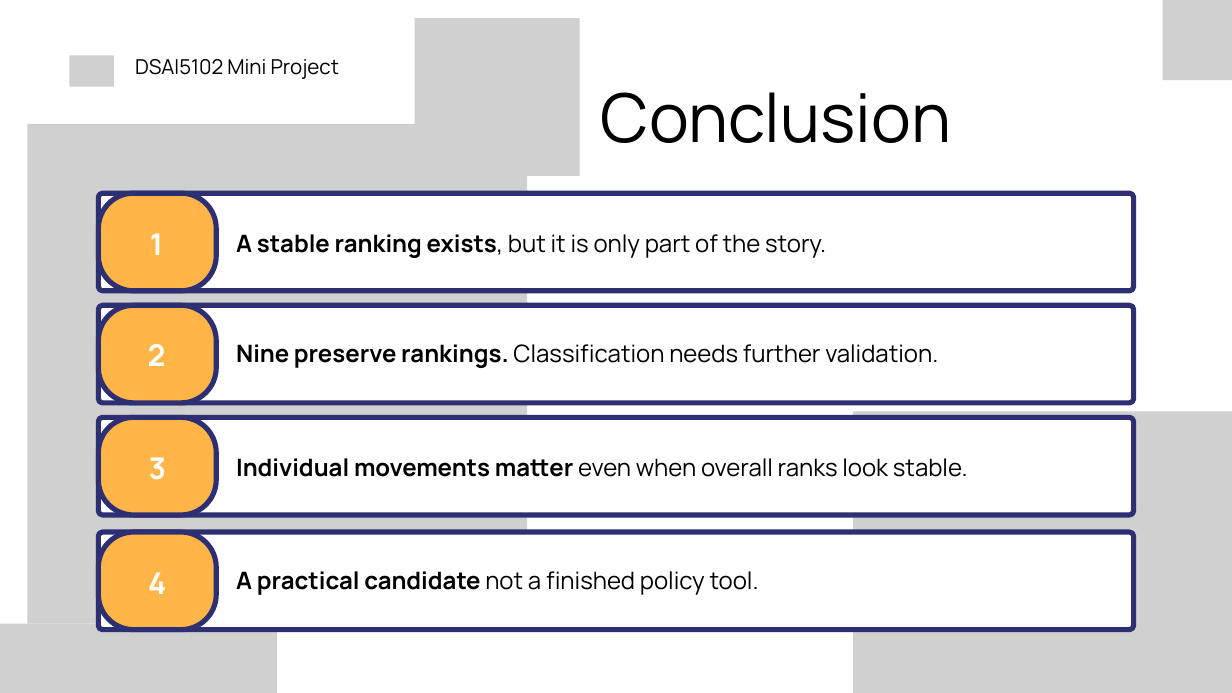
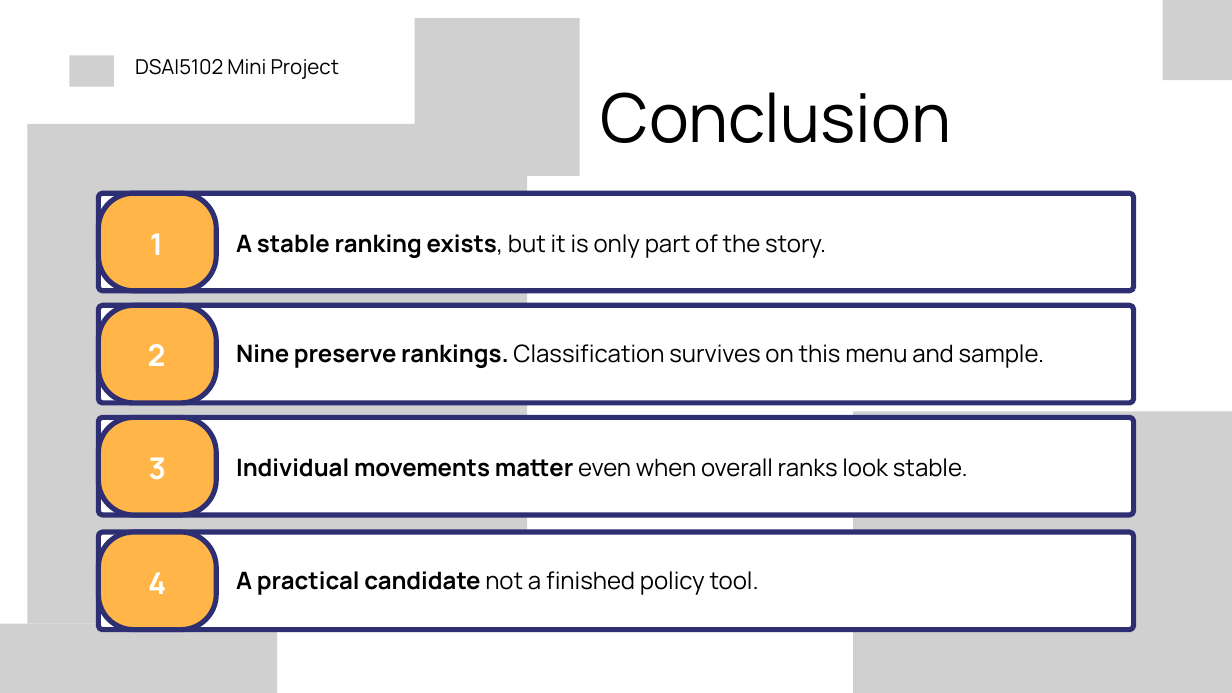
Before and after one commit to PKLgames/dsai5102miniproject_2, a slide deck: slide 8 of slides/Updated_DSAI5102_Group16_slides_V2.pptx. Drawn at 1232x693 pixels with LibreOffice and Linux fonts; fonts in the diff are those of the drawing; grey boxes stand for pictures. Boxes give left, top, right and bottom in pixels: in the first picture for what was removed or moved away, otherwise in the second. Text is boxed around its words. In the diff, an @@ line names an element or a change of style, - is before the commit and + after.

```diff
--- a/slides/Updated_DSAI5102_Group16_slides_V2.pptx
+++ b/slides/Updated_DSAI5102_Group16_slides_V2.pptx
@@ text at bbox=[236, 344, 1044, 368]: text changed @@
-Nine preserve rankings. Classification needs further validation.
+Nine preserve rankings. Classification survives on this menu and sample.
```
Also in this commit, not shown: 1 other slide changed, 2 other files.
